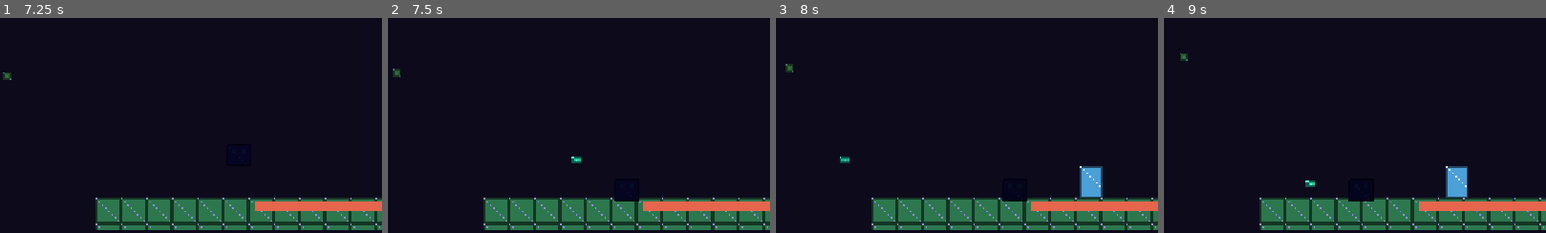
Above: before the commit, frames 1-4 (left to right).
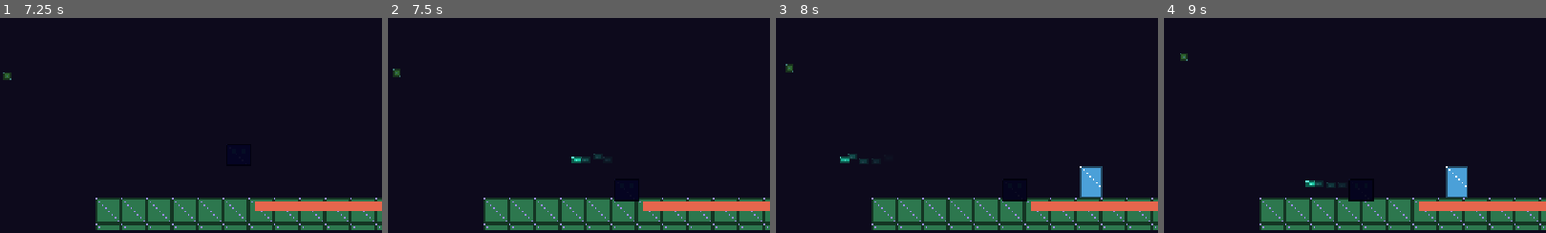
Above: after the commit, the same moments.

Repository: Eruldin/Honor-Meselesi
Game: Godot game, scene res://src/levels/ch7/Ch7.tscn
The game is run twice, just before and just after one commit, with the same random seed, the same clock (stepped at 60 frames per second) and the same inputs. This scene is started directly instead of the project's main scene.
Inputs (mouse positions are % of the whole screen's width and height, from its top left):
- Up to frame 1 (7.25 s): tap Enter at 0.5 s; move the mouse to (72, 45) at 0.52 s; hold D (move_right) 0.53-1.25 s; tap J (attack) at 0.6 s; click (72, 45) at 0.67 s; tap Space (jump) at 0.77, 3.77, 6.77 s; drag from (30, 55) to (45, 70) at 1.27 s; move the mouse to (60, 28) at 2.02 s; hold D (move_right) 2.03-2.75 s; tap F (focus) at 2.1 s; drag from (45, 70) to (20, 35) at 2.77 s; move the mouse to (80, 65) at 3.52 s; hold A (move_left) 3.53-4.25 s; tap Q (form_prev) at 3.6 s; drag from (20, 35) to (35, 25) at 4.27 s; move the mouse to (55, 50) at 5.02 s; hold S (move_down) 5.03-5.75 s; hold Shift 5.03-5.75 s; click (55, 50) at 5.17 s; drag from (35, 25) to (30, 55) at 5.77 s; move the mouse to (72, 45) at 6.52 s; hold W (move_up) from 6.53 s (still down); tap Ctrl at 6.6 s
- Up to frame 2 (7.5 s): release W (move_up) at 7.25 s; drag from (30, 55) to (31, 82) at 7.27 s
- Up to frame 3 (8 s): no input
- Up to frame 4 (9 s): move the mouse to (60, 28) at 8.02 s; hold S (move_down) 8.03-8.75 s; tap L (dash) at 8.1 s; drag from (45, 70) to (20, 35) at 8.77 s
The pictures show only the part of the screen within x 0-50%, y 50-100%; the shares and areas given below are measured in that part.

Frame 1 is identical in both runs. In frame 2, 0.1% of the frame differs, in the area x 50-59%, y 63-68%; in frame 3, 0.1%; in frame 4, 0.1%, in the area x 39-48%, y 75-79%.

Commit message:
glitch bolt: ardinda solan veri tanecikleri — glitch izi
Co-Authored-By: Devin AI <158243242+devin-ai-integration[bot]@users.noreply.github.com>

Diff:
--- a/src/player/glitch_bolt.gd
+++ b/src/player/glitch_bolt.gd
@@ -7,6 +7,8 @@
 var dmg := 1
 var src: Node
 var _life := 1.2
+var _trail_t := 0.0
+var _tex: Texture2D
 
 
 func _ready() -> void:
@@ -18,7 +20,8 @@
 	bc.shape = br
 	add_child(bc)
 	var bs := Sprite2D.new()
-	bs.texture = AssetLoader.texture(&"fx/bolt", Vector2i(6, 4))
+	_tex = AssetLoader.texture(&"fx/bolt", Vector2i(6, 4))
+	bs.texture = _tex
 	bs.modulate = Color(0.4, 1.0, 0.9)
 	add_child(bs)
 	area_entered.connect(_on_hit)
@@ -28,6 +31,19 @@
 	position += vel * delta
 	# titresim — glitch dokusu
 	modulate.a = 0.7 + 0.3 * absf(sin(Time.get_ticks_msec() * 0.02))
+	# ardinda solan veri tanecikleri — glitch izi
+	_trail_t -= delta
+	if _trail_t <= 0.0:
+		_trail_t = 0.045
+		var m := Sprite2D.new()
+		m.texture = _tex
+		m.modulate = Color(0.4, 1.0, 0.9, 0.4)
+		m.global_position = global_position + Vector2(
+			randf_range(-1.0, 1.0), randf_range(-2.0, 2.0))
+		get_parent().add_child(m)
+		var tw := m.create_tween()
+		tw.tween_property(m, "modulate:a", 0.0, 0.22)
+		tw.finished.connect(m.queue_free)
 	_life -= delta
 	if _life <= 0.0:
 		queue_free()
